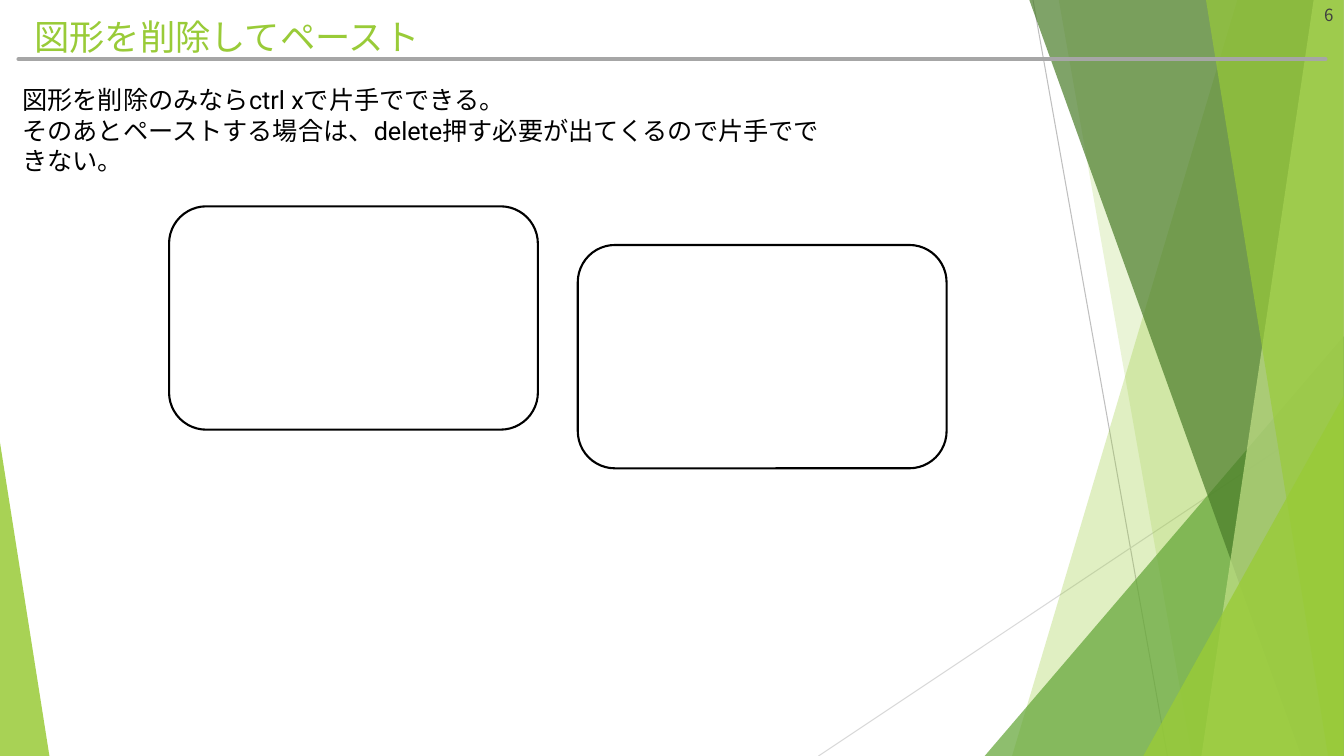
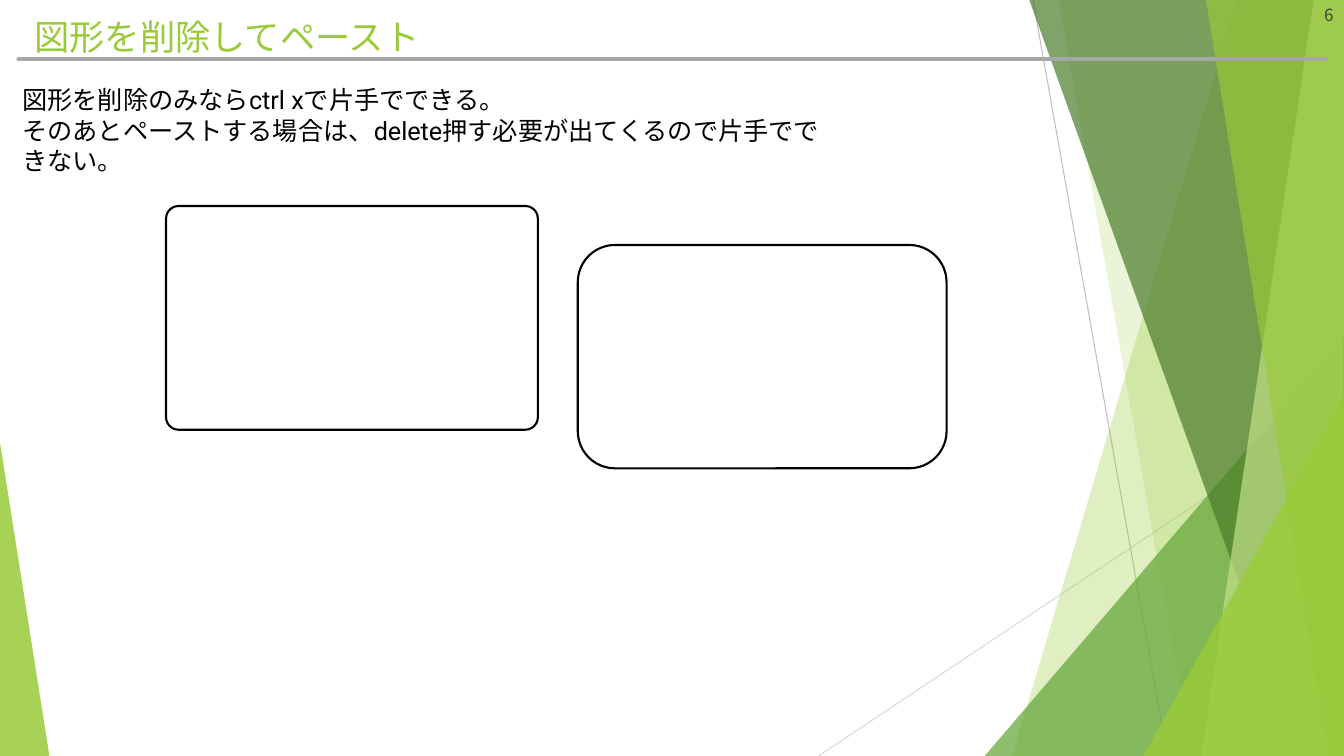
Before and after one commit to hitsuji-ga-u/pawapo, a slide deck: slide 6 of slide/customUI_debug.pptm. Drawn at 1344x756 pixels with LibreOffice and Linux fonts; fonts in the diff are those of the drawing. Boxes give left, top, right and bottom in pixels: in the first picture for what was removed or moved away, otherwise in the second. Text is boxed around its words. In the diff, an @@ line names an element or a change of style, - is before the commit and + after.

```diff
--- a/slide/customUI_debug.pptm
+++ b/slide/customUI_debug.pptm
@@ rounded rectangle at (x1=166, y1=206, x2=538, y2=430): proportions changed @@
```
Also in this commit, not shown: 3 other slides changed, 1 slide added, 10 other files.
